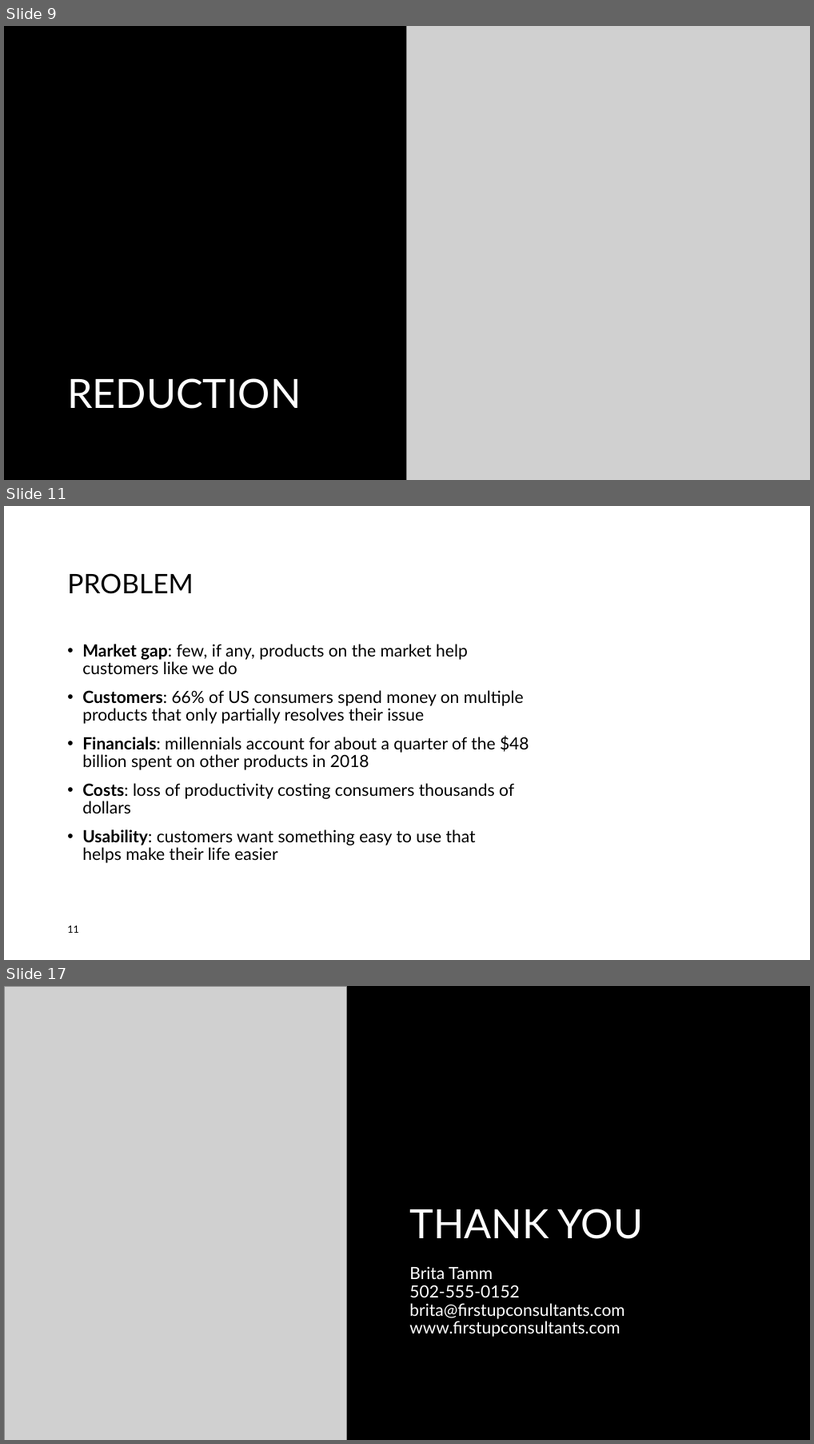
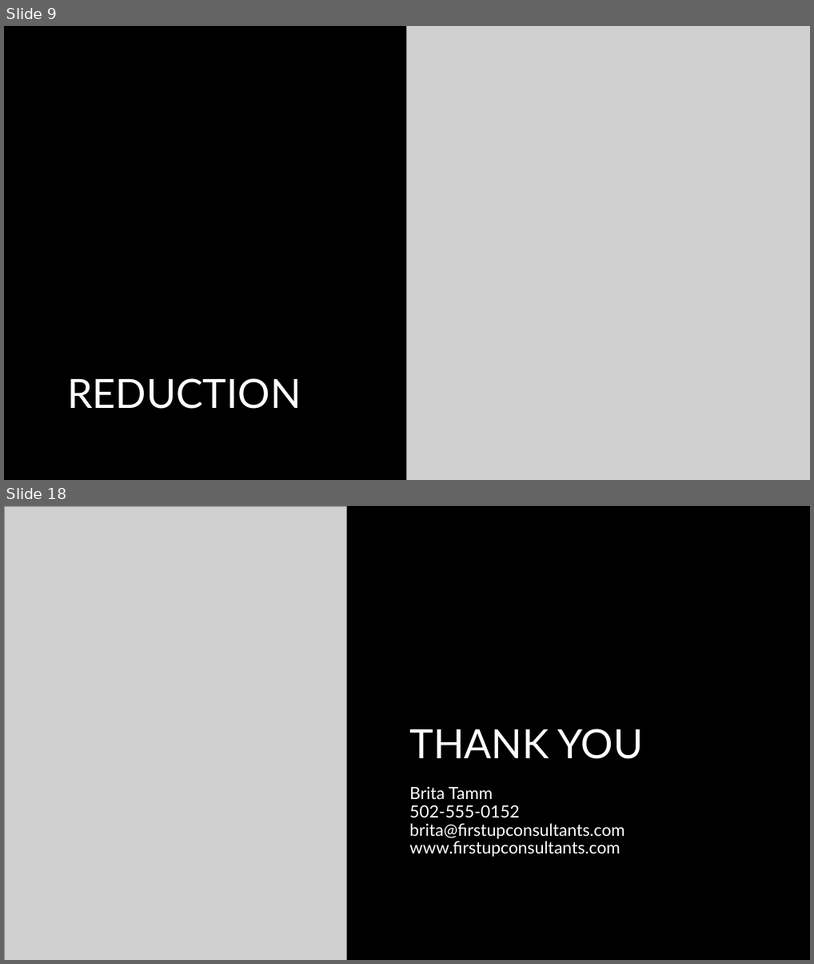
Before and after one commit to PictureOfGray/CS412-Team-NAME, a slide deck: presentations/TeamNAMETSP.pptx. Shown one above the other, each under a label of ours: slides 9, 11 and 17 before the commit, slides 9 and 18 after it; the slides between them are not shown. The pictures are 814x1444 and 814x964 pixels, drawn with LibreOffice and Linux fonts; fonts in the diff are those of the drawing; grey boxes stand for pictures; background and template pictures are left out. Boxes give left, top, right and bottom in pixels: in the first picture for what was removed or moved away, otherwise in the second. Text is boxed around its words. In the diff, an @@ line names an element or a change of style, - is before the commit and + after.

```diff
--- a/presentations/TeamNAMETSP.pptx
+++ b/presentations/TeamNAMETSP.pptx
@@ slide 11 removed at [4, 506, 810, 960], background #FFFFFF @@
@@ title removed at [67, 573, 193, 594] @@
-PROBLEM
@@ text removed at [82, 644, 530, 863] @@
-• Market gap: few, if any, products on the market help customers like we do
-• Customers: 66% of US consumers spend money on multiple products that only partially resolves their issue
-• Financials: millennials account for about a quarter of the $48 billion spent on other products in 2018
-• Costs: loss of productivity costing consumers thousands of dollars
-• Usability: customers want something easy to use that helps make their life easier
@@ page number removed at [67, 925, 79, 932] @@
-11
@@ what was slide 17 is now slide 18 @@
```
Also in this commit, not shown: 3 slides changed, 8 slides added, 6 other slides removed, 2 other files.
